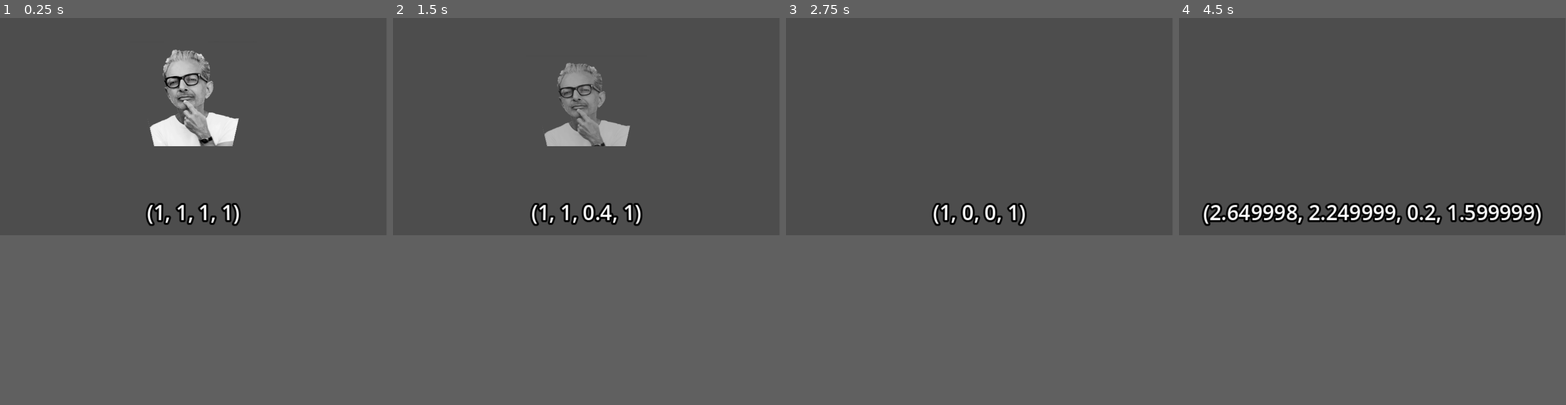
Above: before the commit, frames 1-4 (left to right).
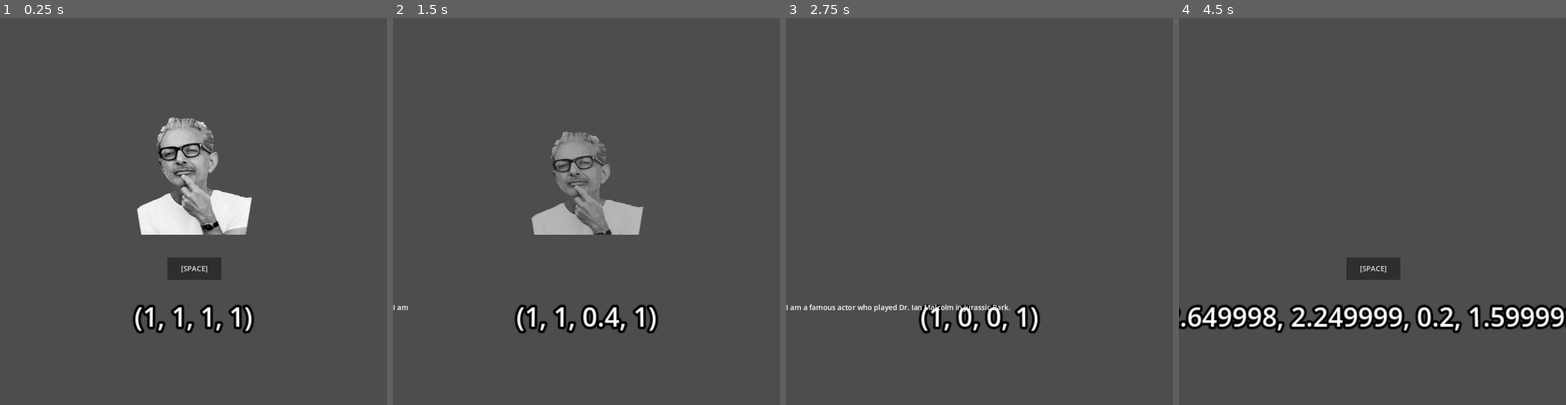
Above: after the commit, the same moments.

Repository: orangeoceans/infinite-square-well
Game: Godot game, scene res://assets/scenes/square_3D.tscn
Same seed, same stepped clock (60 frames per second), same inputs: the game is played once before the commit and once after it.
Inputs (mouse positions are in pixels of both pictures, inside the frame that each line leads up to):
- Up to frame 1 (0.25 s): no input
- Up to frame 2 (1.5 s): click (586, 157) at 0.5 s, where only the run after the commit has a clickable "[SPACE]"; tap Enter at 1.25 s; hold D from 1.28 s (still down); hold Space (advance_dialogue, bound only after the commit) from 1.28 s (still down)
- Up to frame 3 (2.75 s): release D at 2.03 s; release Space (advance_dialogue, bound only after the commit) at 2.03 s; hold S from 2.03 s (still down); tap Space (advance_dialogue, bound only after the commit) at 2.1 s
- Up to frame 4 (4.5 s): tap Enter at 2.75 s; release S at 2.78 s; hold D 2.78-3.53 s; hold Q 2.78-3.53 s; tap Space (advance_dialogue, bound only after the commit) at 3.05, 3.8 s; hold W 3.53-4.28 s; tap E at 3.6 s; hold A from 4.28 s (still down); hold R from 4.28 s (still down)
In our replay, the window is 799x449 before the commit and 800x800 after it. These sizes can differ from the game's own. Grey fills any space a smaller window leaves; there, only what the larger window draws over its background counts as a difference.

The runs differ from the first frame. In frame 1, 8.8% of the frame differs, in the area x 34-66%, y 8-82%; in frame 2, 7.2%; in frame 3, 2.3%; in frame 4, 8.9%, in the area x 0-100%, y 47-82%.

Commit message:
Add dialogue system

Diff:
--- a/assets/scenes/square_3D.tscn
+++ b/assets/scenes/square_3D.tscn
@@ -1,5 +1,6 @@
-[gd_scene load_steps=15 format=3 uid="uid://c5g3nioduepjr"]
+[gd_scene load_steps=18 format=3 uid="uid://c0kjtb30py00w"]
 
+[ext_resource type="Script" path="res://assets/scripts/DialogueSystem.gd" id="1_ay7mc"]
 [ext_resource type="Shader" path="res://assets/shaders/pixel_shader.gdshader" id="1_btqfs"]
 [ext_resource type="Texture2D" uid="uid://dv4cdgjfwjjog" path="res://assets/sprites/goldblum.png" id="1_hf5ej"]
 [ext_resource type="Texture2D" uid="uid://clnaaw6mdndg6" path="res://assets/sprites/gradient.png" id="2_p60up"]
@@ -10,6 +11,12 @@
 [ext_resource type="Texture2D" uid="uid://bljqvuau0fkov" path="res://assets/sprites/z_clouds.png" id="7_q6kx6"]
 [ext_resource type="Texture2D" uid="uid://bnbe6k71nf8bi" path="res://assets/sprites/grid.png" id="8_vx24x"]
 [ext_resource type="Script" path="res://assets/scripts/Square.gd" id="9_vquxr"]
+
+[sub_resource type="InputEventAction" id="InputEventAction_sboss"]
+action = &"advance_dialogue"
+
+[sub_resource type="Shortcut" id="Shortcut_qbce5"]
+events = [SubResource("InputEventAction_sboss")]
 
 [sub_resource type="ViewportTexture" id="ViewportTexture_njtko"]
 viewport_path = NodePath("SquareMesh/SquareViewport")
@@ -37,6 +44,41 @@
 
 [node name="square_3D" type="Node3D"]
 
+[node name="CanvasLayer" type="CanvasLayer" parent="."]
+script = ExtResource("1_ay7mc")
+
+[node name="RichTextLabel" type="RichTextLabel" parent="CanvasLayer"]
+visible = false
+anchors_preset = 8
+anchor_left = 0.5
+anchor_top = 0.5
+anchor_right = 0.5
+anchor_bottom = 0.5
+offset_left = -430.0
+offset_top = 202.0
+offset_right = 430.0
+offset_bottom = 430.0
+grow_horizontal = 2
+grow_vertical = 2
+bbcode_enabled = true
+text = "test"
+
+[node name="InteractButton" type="Button" parent="CanvasLayer"]
+anchors_preset = 8
+anchor_left = 0.5
+anchor_top = 0.5
+anchor_right = 0.5
+anchor_bottom = 0.5
+offset_left = -58.0
+offset_top = 102.0
+offset_right = 62.0
+offset_bottom = 152.0
+grow_horizontal = 2
+grow_vertical = 2
+action_mode = 0
+shortcut = SubResource("Shortcut_qbce5")
+text = "[SPACE]"
+
 [node name="SquareMesh" type="MeshInstance3D" parent="."]
 mesh = SubResource("PlaneMesh_b3738")
 
@@ -55,12 +97,13 @@
 text = "(0, 0, 0, 0)"
 
 [node name="Camera3D" type="Camera3D" parent="."]
-transform = Transform3D(1, 0, 0, 0, 0.388191, 0.921579, 0, -0.921579, 0.388191, 0, 1.27296, 1.00225)
+transform = Transform3D(1, 0, 0, 0, 0.388191, 0.921579, 0, -0.921579, 0.388191, 0, 1.66563, 1.191)
 
 [node name="FigureSprites" type="Node3D" parent="."]
 transform = Transform3D(0.2, 0, 0, 0, 0.173205, 0.1, 0, -0.1, 0.173205, 0, 0.274379, 0.504164)
 top_level = true
 
 [node name="JeffSprite" type="Sprite3D" parent="FigureSprites"]
-transform = Transform3D(1, 0, 0, 0, 1, 0, 0, 0, 1, 0, 0, 0)
 texture = ExtResource("1_hf5ej")
+
+[connection signal="pressed" from="CanvasLayer/InteractButton" to="CanvasLayer" method="_on_button_pressed"]
--- /dev/null
+++ b/assets/scripts/DialogueSystem.gd
@@ -0,0 +1,56 @@
+extends CanvasLayer
+
+var dialogues = ["Hello my name is Jeff Goldblum.", "I am a famous actor who played Dr. Ian Malcolm in Jurassic Park.", "I must say you look quite ravishing today."]
+var dialogue_index = 0
+var dialogue_open = false
+var char_per_sec = 20.
+var text_tween
+
+func update_dialogue():
+	if dialogue_index < dialogues.size():
+		$RichTextLabel.text = dialogues[dialogue_index]
+		if text_tween:
+			text_tween.kill()
+		$RichTextLabel.visible_ratio = 0.
+		text_tween = get_tree().create_tween()
+		text_tween.tween_property($RichTextLabel, "visible_ratio", 1., len(dialogues[dialogue_index])/char_per_sec)
+		dialogue_index += 1
+	else:
+		dialogue_index = 0
+		$RichTextLabel.hide()
+		await get_tree().create_timer(0.5).timeout
+		$InteractButton.show()
+		dialogue_open = false
+
+var button_press_finished = true
+func _on_button_pressed():
+	if dialogue_open or not button_press_finished:
+		return
+	dialogue_open = true
+	button_press_finished = false
+	dialogue_index = 0
+	$InteractButton.hide()
+	$RichTextLabel.show()
+	update_dialogue()
+	button_press_finished = true
+
+var input_finished = true
+func _input(event):
+	if not input_finished or not dialogue_open:
+		return
+	input_finished = false
+	if event.is_action_pressed("advance_dialogue"):
+		if text_tween.is_running():
+			text_tween.kill()
+			$RichTextLabel.visible_ratio = 1
+		else:
+			update_dialogue()
+	input_finished = true
+
+# Called when the node enters the scene tree for the first time.
+func _ready():
+	pass
+
+# Called every frame. 'delta' is the elapsed time since the previous frame.
+func _process(delta):
+	pass
--- a/project.godot
+++ b/project.godot
@@ -16,6 +16,14 @@
 boot_splash/show_image=false
 config/icon="res://icon.svg"
 
+[display]
+
+window/size/viewport_width=860
+window/size/viewport_height=860
+window/size/resizable=false
+window/stretch/mode="canvas_items"
+window/stretch/aspect="ignore"
+
 [dotnet]
 
 project/assembly_name="Ldjam 54"
@@ -24,6 +32,15 @@
 
 enabled=PackedStringArray()
 
+[input]
+
+advance_dialogue={
+"deadzone": 0.5,
+"events": [Object(InputEventKey,"resource_local_to_scene":false,"resource_name":"","device":-1,"window_id":0,"alt_pressed":false,"shift_pressed":false,"ctrl_pressed":false,"meta_pressed":false,"pressed":false,"keycode":0,"physical_keycode":32,"key_label":0,"unicode":32,"echo":false,"script":null)
+, Object(InputEventKey,"resource_local_to_scene":false,"resource_name":"","device":-1,"window_id":0,"alt_pressed":false,"shift_pressed":false,"ctrl_pressed":false,"meta_pressed":false,"pressed":false,"keycode":0,"physical_keycode":4194309,"key_label":0,"unicode":0,"echo":false,"script":null)
+]
+}
+
 [rendering]
 
 renderer/rendering_method="gl_compatibility"
Not shown: 1 places in assets/scenes/grid_controller.tscn that only renumber resources
